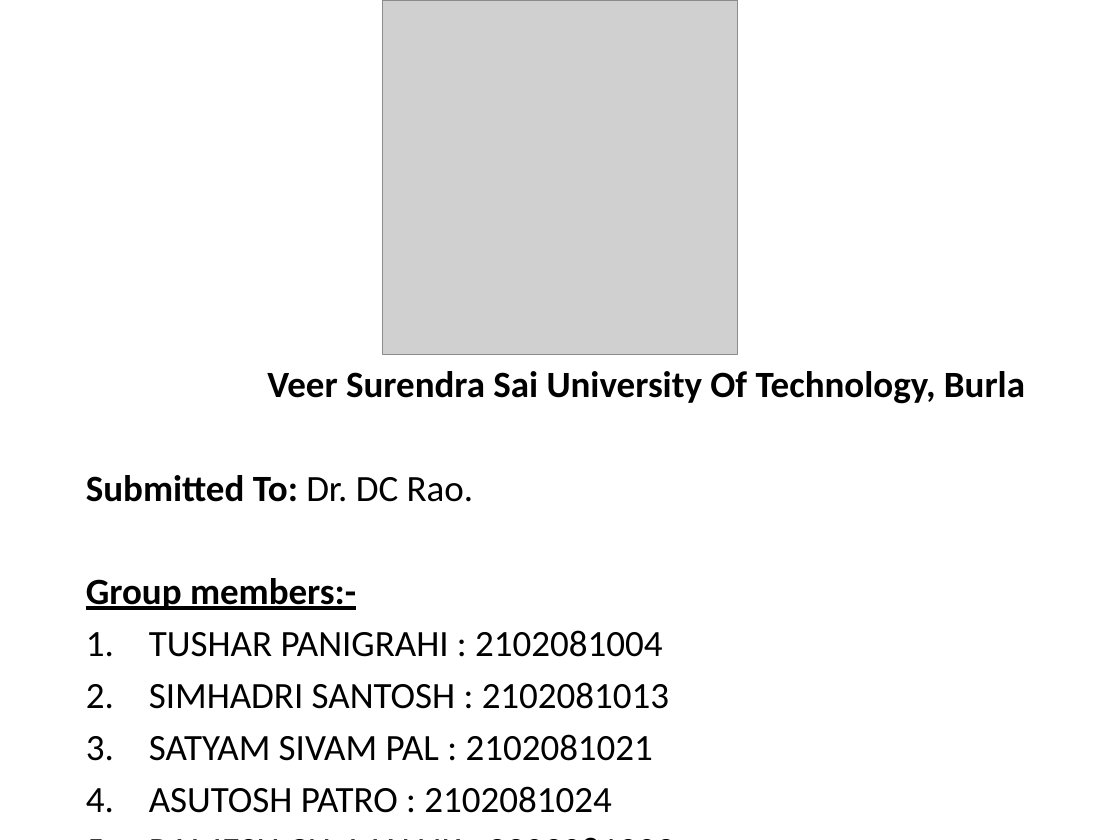
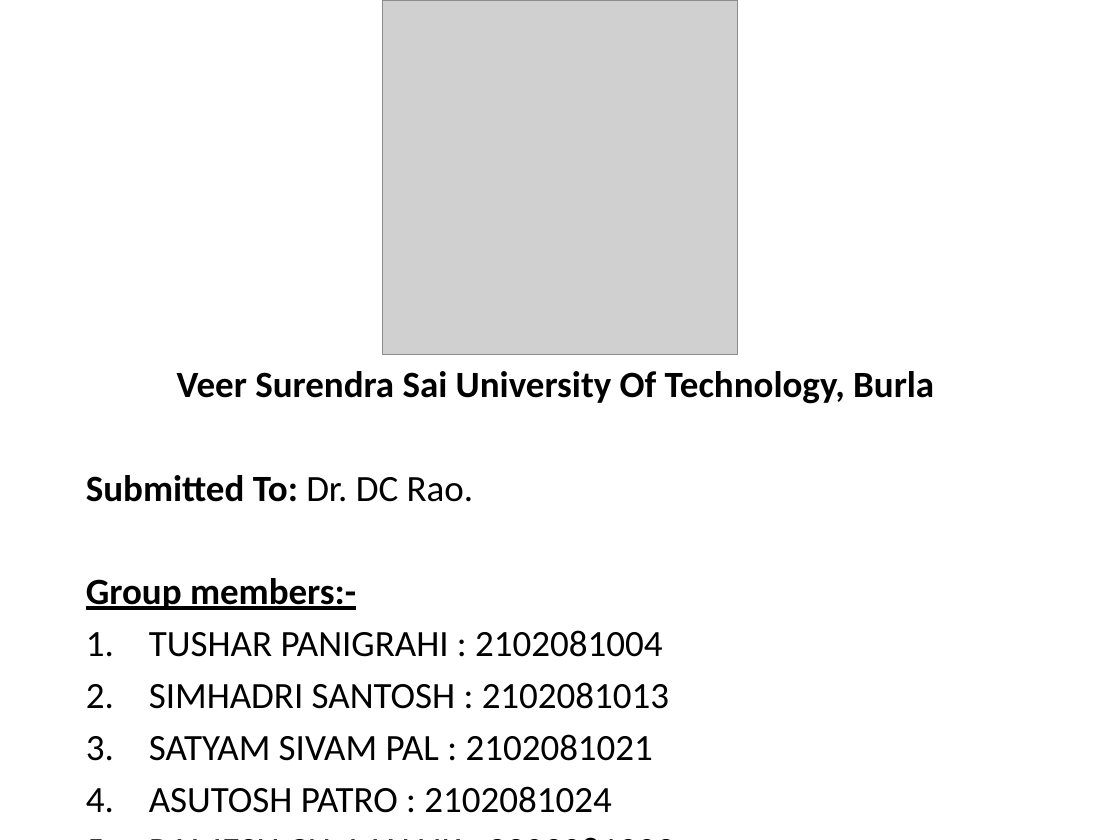
Before and after one commit to TusharPani14/c_compiler_design, a slide deck: slide 1 of CD PPT.pptx. Drawn at 1120x840 pixels with LibreOffice and Linux fonts; fonts in the diff are those of the drawing; grey boxes stand for pictures. Boxes give left, top, right and bottom in pixels: in the first picture for what was removed or moved away, otherwise in the second. Text is boxed around its words. In the diff, an @@ line names an element or a change of style, - is before the commit and + after.

```diff
--- a/CD PPT.pptx
+++ b/CD PPT.pptx
@@ subtitle at (177,371,934,404): alignment right to centre @@
```
Also in this commit, not shown: 3 other slides changed, 3 slides added, 16 slides removed, 2 other files.
